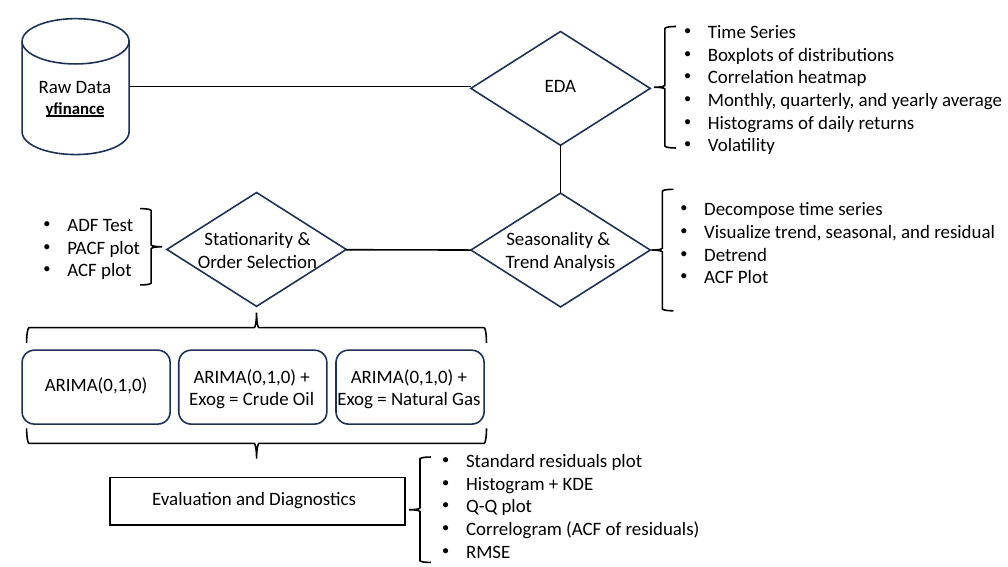
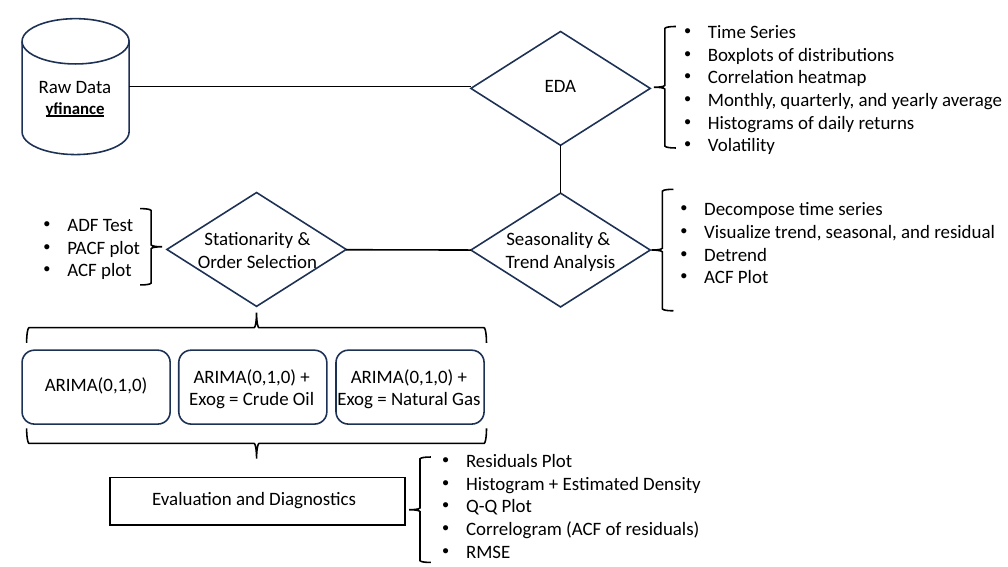
Before and after one commit to Yingtzudai/Energy-Stock, a slide deck: slide 1 of plots/flowchart.pptx. Drawn at 1008x567 pixels with LibreOffice and Linux fonts; fonts in the diff are those of the drawing. Boxes give left, top, right and bottom in pixels: in the first picture for what was removed or moved away, otherwise in the second. Text is boxed around its words. In the diff, an @@ line names an element or a change of style, - is before the commit and + after.

```diff
--- a/plots/flowchart.pptx
+++ b/plots/flowchart.pptx
@@ text at [466, 454, 700, 515]: text changed @@
-• Standard residuals plot
-• Histogram + KDE
-• Q-Q plot
+• Residuals Plot
+• Histogram + Estimated Density
+• Q-Q Plot
```
Also in this commit, not shown: 2 other files.
